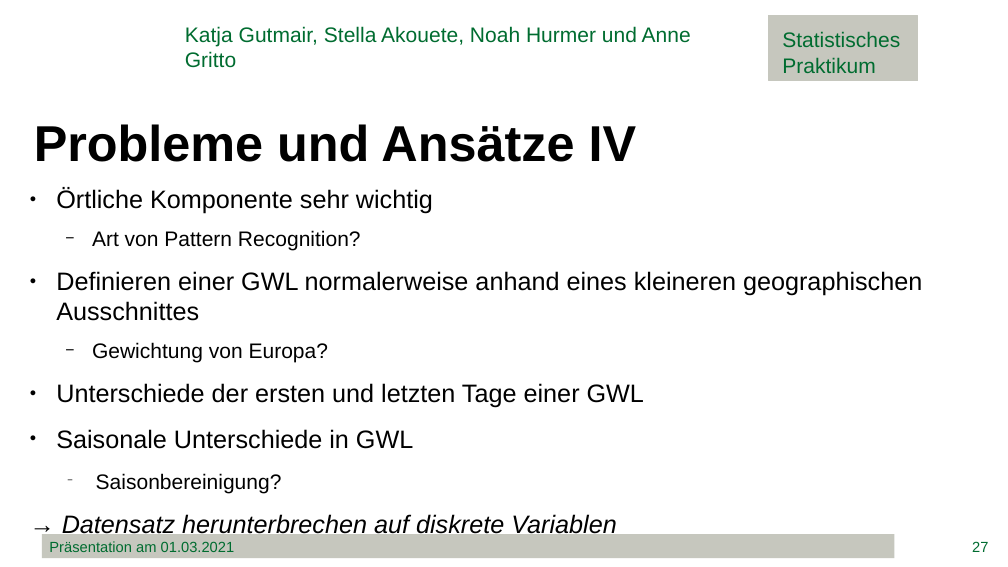
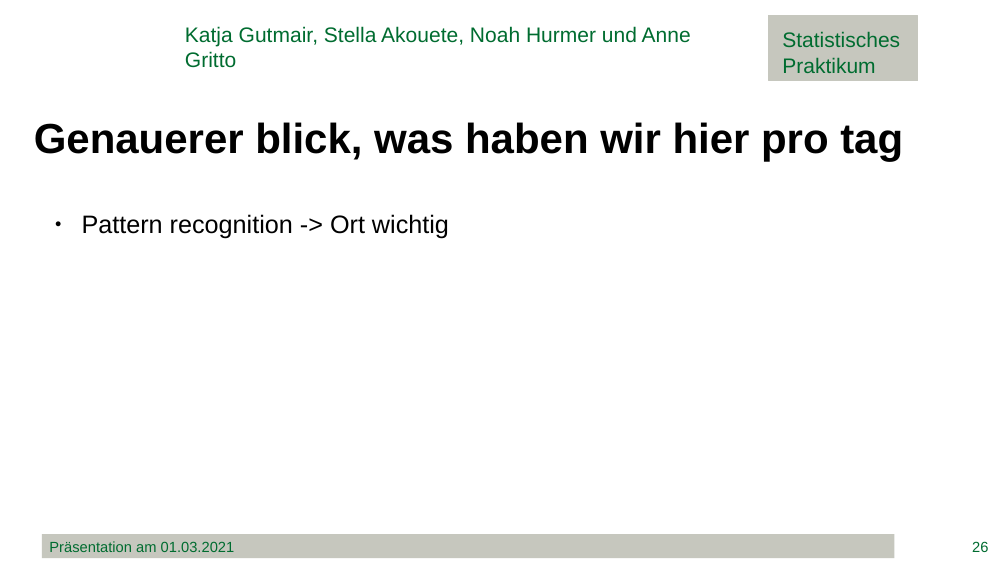
Before and after one commit to minimops/weatherFrog, a slide deck: slide 26 of documentation/ppt/Präsentation.pptx (slide 27 before the commit). Drawn at 1008x567 pixels with LibreOffice and Linux fonts; fonts in the diff are those of the drawing; background and template pictures are left out. Boxes give left, top, right and bottom in pixels: in the first picture for what was removed or moved away, otherwise in the second. Text is boxed around its words. In the diff, an @@ line names an element or a change of style, - is before the commit and + after.

```diff
--- a/documentation/ppt/Präsentation.pptx
+++ b/documentation/ppt/Präsentation.pptx
@@ text at (x1=34, y1=122, x2=903, y2=162): text changed; size 48 to 40 pt @@
-Probleme und Ansätze IV
+Genauerer blick, was haben wir hier pro tag
@@ text removed at (x1=56, y1=187, x2=922, y2=538) @@
-● Örtliche Komponente sehr wichtig
-  − Art von Pattern Recognition?
-● Definieren einer GWL normalerweise anhand eines kleineren geographischen Ausschnittes
-  − Gewichtung von Europa?
-● Unterschiede der ersten und letzten Tage einer GWL
-● Saisonale Unterschiede in GWL
-  − Saisonbereinigung?
-→ Datensatz herunterbrechen auf diskrete Variablen
@@ text added at (x1=82, y1=214, x2=449, y2=239), 24 pt, text #000000 @@
+● Pattern recognition -> Ort wichtig
@@ page number at (x1=972, y1=541, x2=988, y2=552): text changed @@
-27
+26
```
Also in this commit, not shown: 31 other slides changed, 9 slides added, 7 slides removed, 2 other files.
